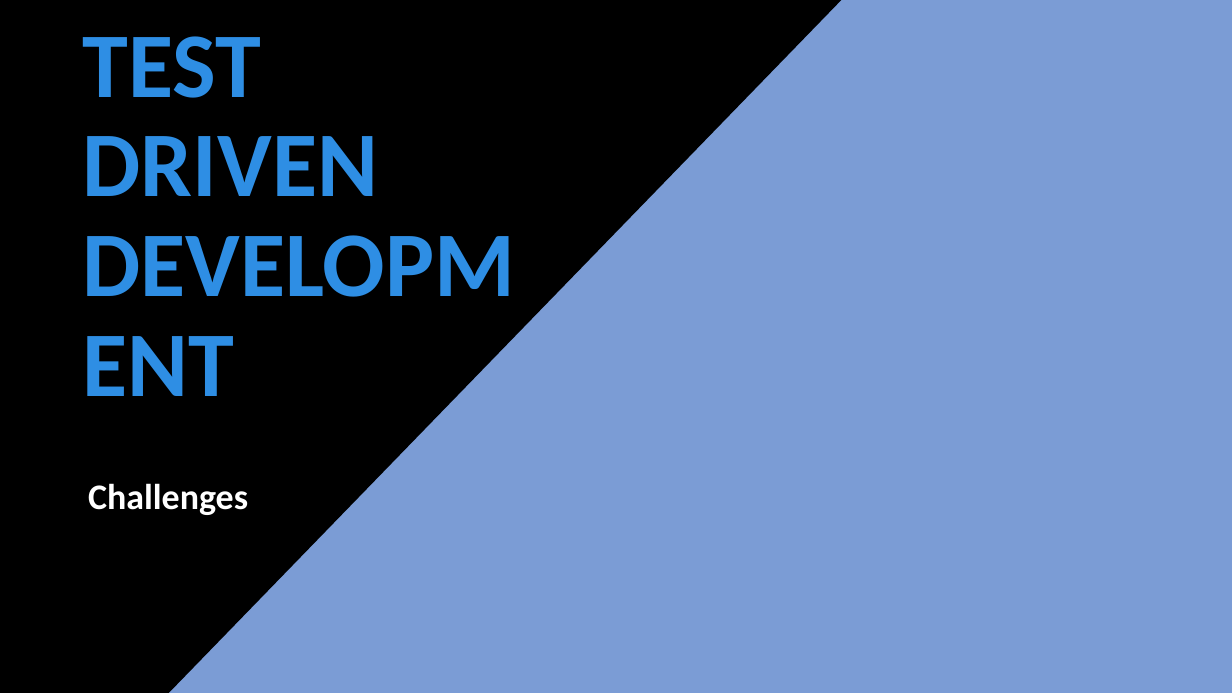
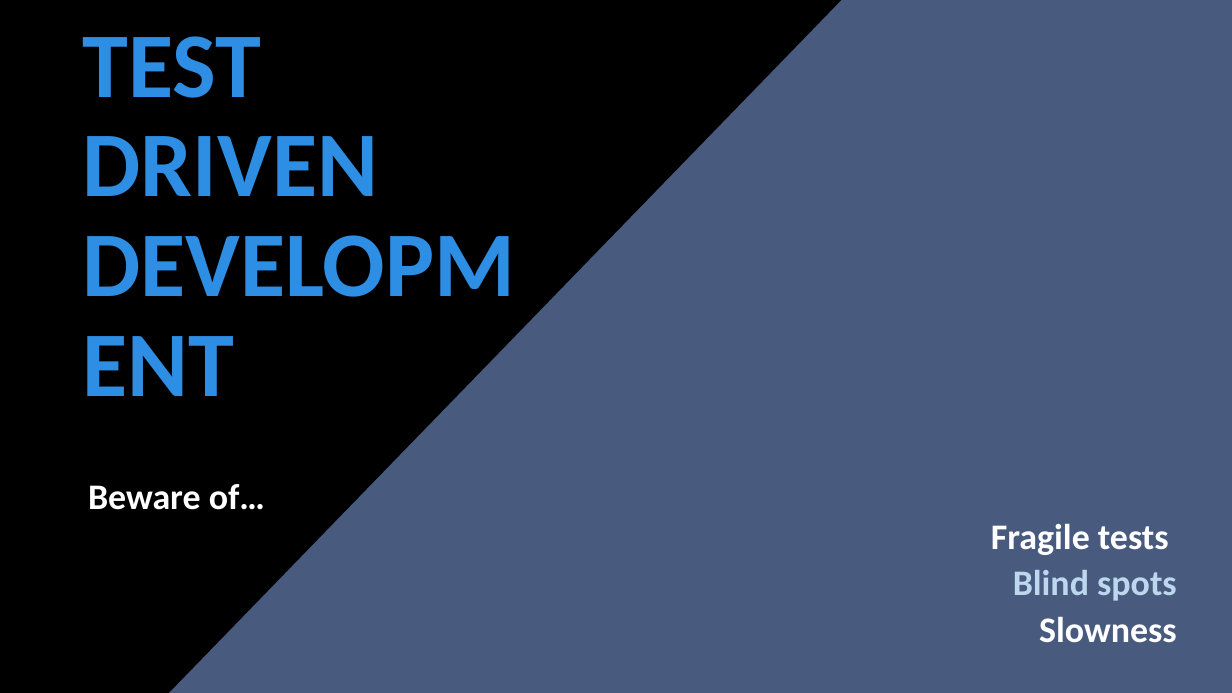
Before and after one commit to tpierrain/talk-outside-in-diamond-tdd, a slide deck: slide 4 of Outside-In-Diamond TDD.pptx. Drawn at 1232x693 pixels with LibreOffice and Linux fonts; fonts in the diff are those of the drawing; background and template pictures are left out. Boxes give left, top, right and bottom in pixels: in the first picture for what was removed or moved away, otherwise in the second. Text is boxed around its words. In the diff, an @@ line names an element or a change of style, - is before the commit and + after.

```diff
--- a/Outside-In-Diamond TDD.pptx
+++ b/Outside-In-Diamond TDD.pptx
@@ rectangle at (x1=152, y1=0, x2=1232, y2=693): fill #4472C4 at 70% opacity to #203864 at 82% opacity @@
@@ text at (x1=88, y1=484, x2=265, y2=510): text changed @@
-Challenges
+Beware of…
@@ text added at (x1=991, y1=524, x2=1177, y2=643), 28 pt, text #FFFFFF, bold @@
+Fragile tests
+Blind spots
+Slowness
```
Also in this commit, not shown: 1 other slide changed.
